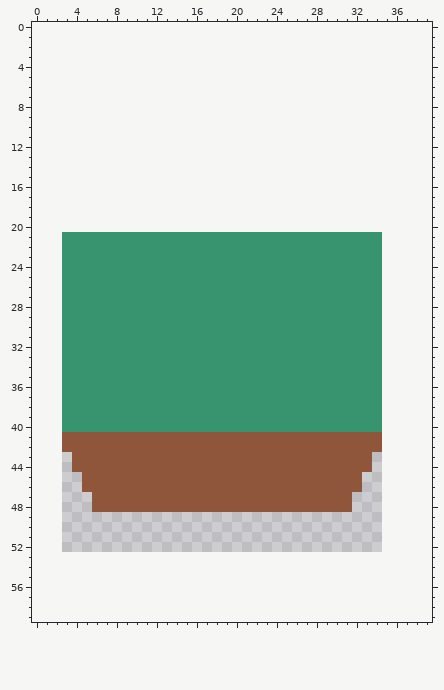
Two versions of one pixel-art file, Source/Art/TestBlock.aseprite. The picture above was drawn from the file before the commit.
32x32 pixels, 1 frame. The old version is drawn lined up with the new one, on the new canvas.
After:
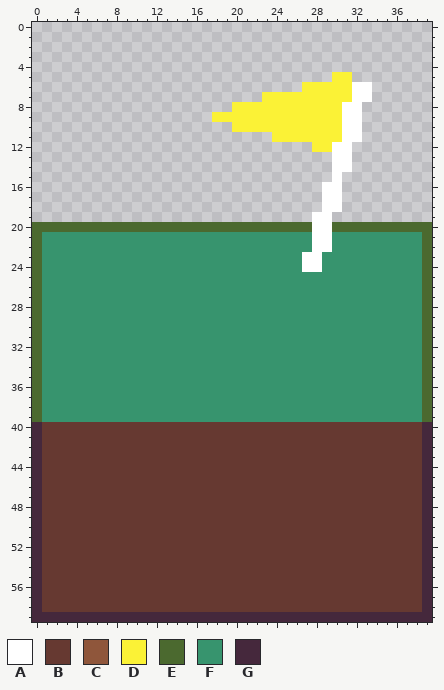
Palette (. is transparent): A #ffffff  B #663931  C #8f563b  D #fbf236  E #4b692f  F #37946e  G #45283c
Edits made:
canvas 32x32 -> 40x60, the old top-left corner now at 3,21
y 5: x 30..31 .. -> DD
y 6: x 27..33 ....... -> DDDDDAA
y 7: x 23..33 ........... -> DDDDDDDDDAA
y 8: x 20..32 ............. -> DDDDDDDDDDDAA
y 9: x 18..32 ............... -> DDDDDDDDDDDDDAA
y 10: x 20..32 ............. -> DDDDDDDDDDDAA
y 11: x 24..32 ......... -> DDDDDDDAA
y 12: x 28..31 .... -> DDAA
y 13..14: x 30..31 .. -> AA
y 15: x 30 . -> A
y 16..18: x 29..30 .. -> AA
y 19: x 28..29 .. -> AA
y 20: x 0..39 ........................................ -> EEEEEEEEEEEEEEEEEEEEEEEEEEEEAAEEEEEEEEEE
y 21..22: x 0..2 ... -> EFF; x 28..29 FF -> AA; x 35..39 ..... -> FFFFE
y 23..24: x 0..2 ... -> EFF; x 27..28 FF -> AA; x 35..39 ..... -> FFFFE
y 25..39: x 0..2 ... -> EFF; x 35..39 ..... -> FFFFE
y 40: x 0..39 ...FFFFFFFFFFFFFFFFFFFFFFFFFFFFFFFF..... -> GBBBBBBBBBBBBBBBBBBBBBBBBBBBBBBBBBBBBBBG
y 41..42: x 0..39 ...CCCCCCCCCCCCCCCCCCCCCCCCCCCCCCCC..... -> GBBBBBBBBBBBBBBBBBBBBBBBBBBBBBBBBBBBBBBG
y 43..44: x 0..39 ....CCCCCCCCCCCCCCCCCCCCCCCCCCCCCC...... -> GBBBBBBBBBBBBBBBBBBBBBBBBBBBBBBBBBBBBBBG
y 45..46: x 0..39 .....CCCCCCCCCCCCCCCCCCCCCCCCCCCC....... -> GBBBBBBBBBBBBBBBBBBBBBBBBBBBBBBBBBBBBBBG
y 47..48: x 0..39 ......CCCCCCCCCCCCCCCCCCCCCCCCCC........ -> GBBBBBBBBBBBBBBBBBBBBBBBBBBBBBBBBBBBBBBG
y 49..58: x 0..39 ........................................ -> GBBBBBBBBBBBBBBBBBBBBBBBBBBBBBBBBBBBBBBG
y 59: x 0..39 ........................................ -> GGGGGGGGGGGGGGGGGGGGGGGGGGGGGGGGGGGGGGGG
